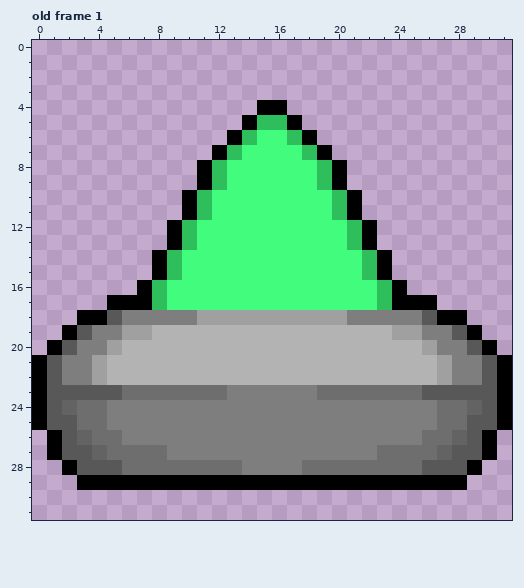
A pixel-art file gets an edit: project_shmup/Assets/Sprites/enemies/basic.ase. That is the earlier state.
32x32 pixels, 1 frame. Shown: old frame 1. The commit also changed other frames, which this record leaves out.
New version:
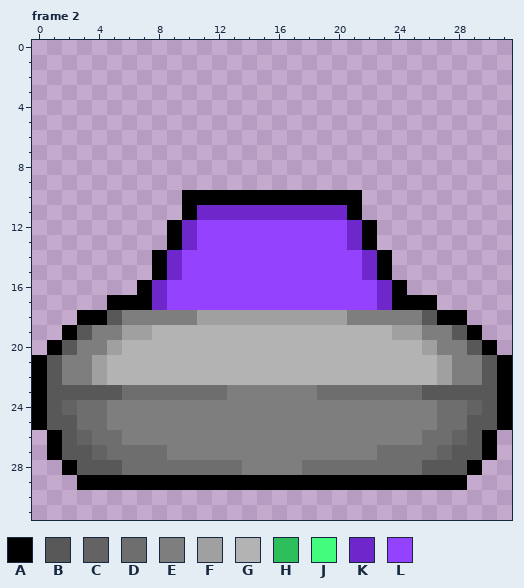
Palette (. is transparent): A #000000  B #585858  C #636363  D #6e6e6e  E #7e7e7e  F #a0a0a0  G #b3b3b3  H #2fbe5c  J #42fd7d  K #6e27ca  L #9442fd
A new or re-ordered frame is compared with the old frame closest to it.
Log entry: added basic and wavy enemy sprites
Changes in this commit:
{"change": "frames 1 -> 4"}
{"change": "layer \"orange\" added"}
{"change": "layer \"purple\" added"}
{"where": "frame 2 is new; against old frame 1, layers \"purple\", \"green\", \"Layer 3\""}
{"frame":2,"y":4,"x":15,"old":"AA","new":".."}
{"frame":2,"y":5,"x":14,"old":"AHHA","new":"...."}
{"frame":2,"y":6,"x":13,"old":"AHJJHA","new":"......"}
{"frame":2,"y":7,"x":12,"old":"AHJJJJHA","new":"........"}
{"frame":2,"y":8,"x":11,"old":"AHJJJJJJHA","new":".........."}
{"frame":2,"y":9,"x":11,"old":"AHJJJJJJHA","new":".........."}
{"frame":2,"y":10,"x":11,"old":"HJJJJJJJJH","new":"AAAAAAAAAA"}
{"frame":2,"y":11,"x":11,"old":"HJJJJJJJJH","new":"KKKKKKKKKK"}
{"frame":2,"y":12,"x":10,"old":"HJJJJJJJJJJH","new":"KLLLLLLLLLLK"}
{"frame":2,"y":13,"x":10,"old":"HJJJJJJJJJJH","new":"KLLLLLLLLLLK"}
{"frame":2,"y":14,"x":9,"old":"HJJJJJJJJJJJJH","new":"KLLLLLLLLLLLLK"}
{"frame":2,"y":15,"x":9,"old":"HJJJJJJJJJJJJH","new":"KLLLLLLLLLLLLK"}
{"frame":2,"y":16,"x":8,"old":"HJJJJJJJJJJJJJJH","new":"KLLLLLLLLLLLLLLK"}
{"frame":2,"y":17,"x":8,"old":"HJJJJJJJJJJJJJJH","new":"KLLLLLLLLLLLLLLK"}
